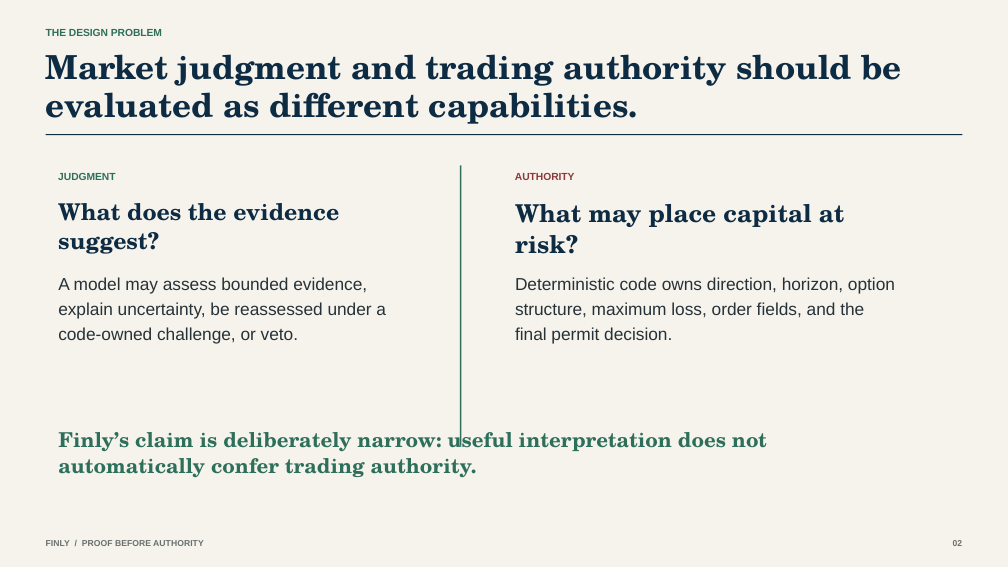
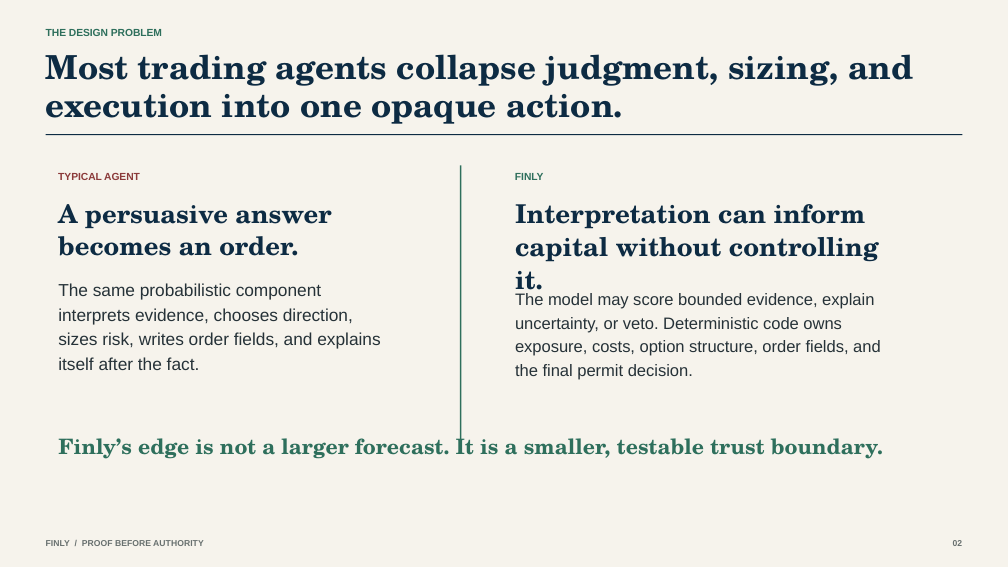
Before and after one commit to owlsowo/finly-bot, a slide deck: slide 2 of public/judge/Finly_Consulting_Deck.pptx. Drawn at 1008x567 pixels with LibreOffice and Linux fonts; fonts in the diff are those of the drawing. Boxes give left, top, right and bottom in pixels: in the first picture for what was removed or moved away, otherwise in the second. Text is boxed around its words. In the diff, an @@ line names an element or a change of style, - is before the commit and + after.

Commit message:
feat: refresh evidence-backed submission

```diff
--- a/public/judge/Finly_Consulting_Deck.pptx
+++ b/public/judge/Finly_Consulting_Deck.pptx
@@ text at (x1=46, y1=54, x2=913, y2=124): text changed @@
-Market judgment and trading authority should be evaluated as different capabilities.
+Most trading agents collapse judgment, sizing, and execution into one opaque action.
@@ text at (x1=58, y1=173, x2=140, y2=180): text changed; text colour #2E6F5C to #8B3A3A @@
-JUDGMENT
+TYPICAL AGENT
@@ text at (x1=515, y1=173, x2=544, y2=180): text changed; text colour #8B3A3A to #2E6F5C @@
-AUTHORITY
+FINLY
@@ text at (x1=58, y1=204, x2=331, y2=256): text changed; size 22 to 24.4 pt @@
-What does the evidence suggest?
+A persuasive answer becomes an order.
@@ text removed at (x1=515, y1=204, x2=844, y2=254) @@
-What may place capital at risk?
@@ text added at (x1=515, y1=204, x2=879, y2=298), 24.8 pt, text #0D2B43, bold @@
+Interpretation can inform capital without controlling it.
@@ text removed at (x1=58, y1=277, x2=386, y2=344) @@
-A model may assess bounded evidence, explain uncertainty, be reassessed under a code-owned challenge, or veto.
@@ text added at (x1=58, y1=283, x2=380, y2=370), 16.5 pt, text #263238 @@
+The same probabilistic component interprets evidence, chooses direction, sizes risk, writes order fields, and explains itself after the fact.
@@ text at (x1=515, y1=293, x2=881, y2=380): text changed; size 16.5 to 15.8 pt @@
-Deterministic code owns direction, horizon, option structure, maximum loss, order fields, and the final permit decision.
+The model may score bounded evidence, explain uncertainty, or veto. Deterministic code owns exposure, costs, option structure, order fields, and the final permit decision.
@@ text at (x1=58, y1=432, x2=883, y2=459): text changed; size 19.5 to 20.2 pt @@
-Finly’s claim is deliberately narrow: useful interpretation does not automatically confer trading authority.
+Finly’s edge is not a larger forecast. It is a smaller, testable trust boundary.
```
Also in this commit, not shown: 8 slides added, 8 slides removed, 23 other files.
